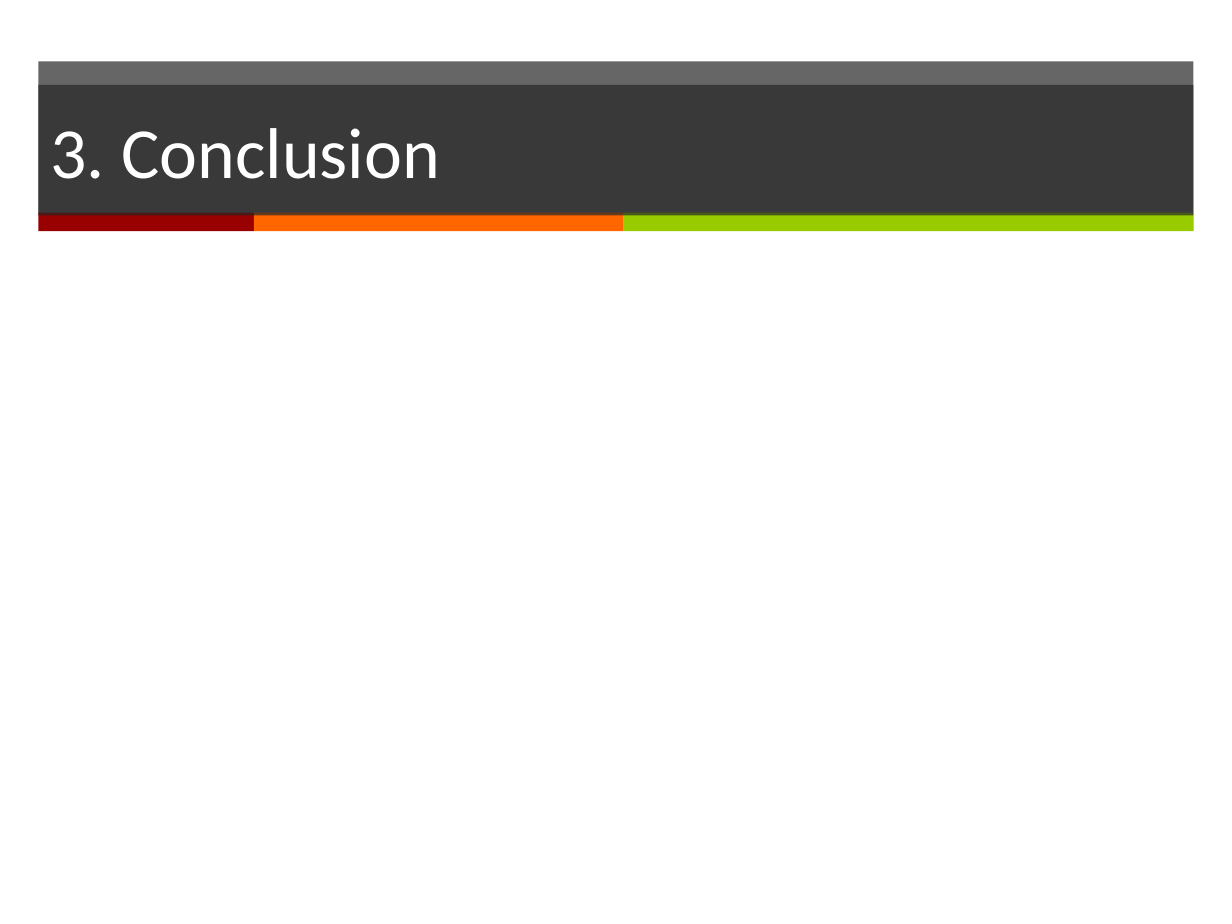
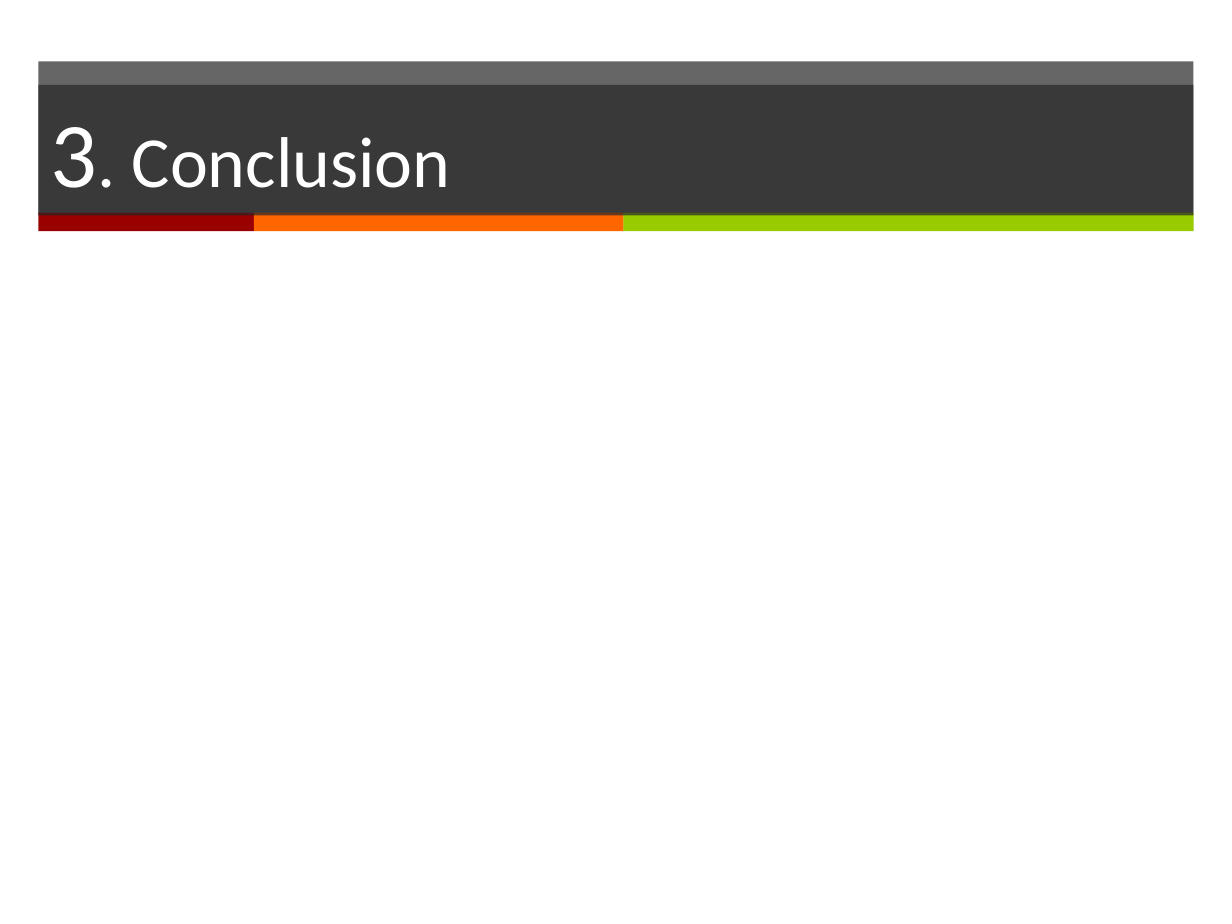
Before and after one commit to yadwinds/761_VEL, a slide deck: slide 8 of PCB/08 report/prototype presentation modle.pptx (slide 5 before the commit). Drawn at 1232x924 pixels with LibreOffice and Linux fonts; fonts in the diff are those of the drawing. Boxes give left, top, right and bottom in pixels: in the first picture for what was removed or moved away, otherwise in the second. Text is boxed around its words. In the diff, an @@ line names an element or a change of style, - is before the commit and + after.

```diff
--- a/PCB/08 report/prototype presentation modle.pptx
+++ b/PCB/08 report/prototype presentation modle.pptx
@@ title "3. Conclusion" at <box>38,85,1194,216</box>: size 42 to 54 pt in "3." @@
```
Also in this commit, not shown: 1 other slide changed, 3 slides added.
